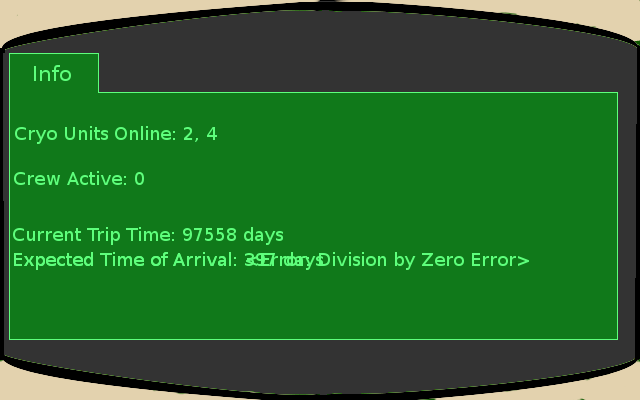
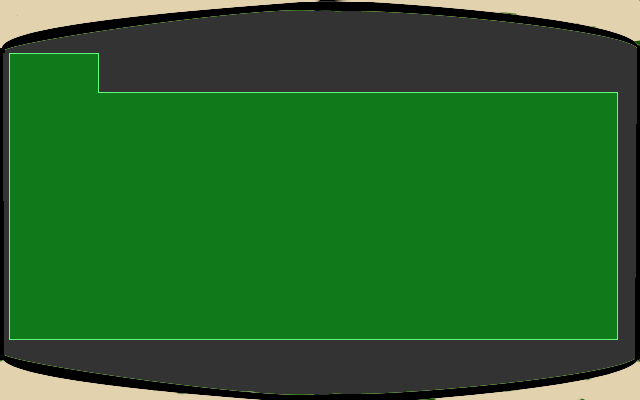
Layer changes from the first 640 x 400 image to the second:
hid "Current Trip Time: 97558 days" over left=13, top=227, right=283, bottom=245
hid "Crew Active: 0" over left=14, top=171, right=144, bottom=185
hid "Cryo Units Online: 2, 4" over left=15, top=126, right=217, bottom=144
hid "Expected Time of Arrival: <Err..." over left=14, top=252, right=529, bottom=270
hid "Expected Time of Arrival: 397 ..." over left=14, top=252, right=324, bottom=270
hid "Info", painted on it over left=34, top=65, right=71, bottom=81
